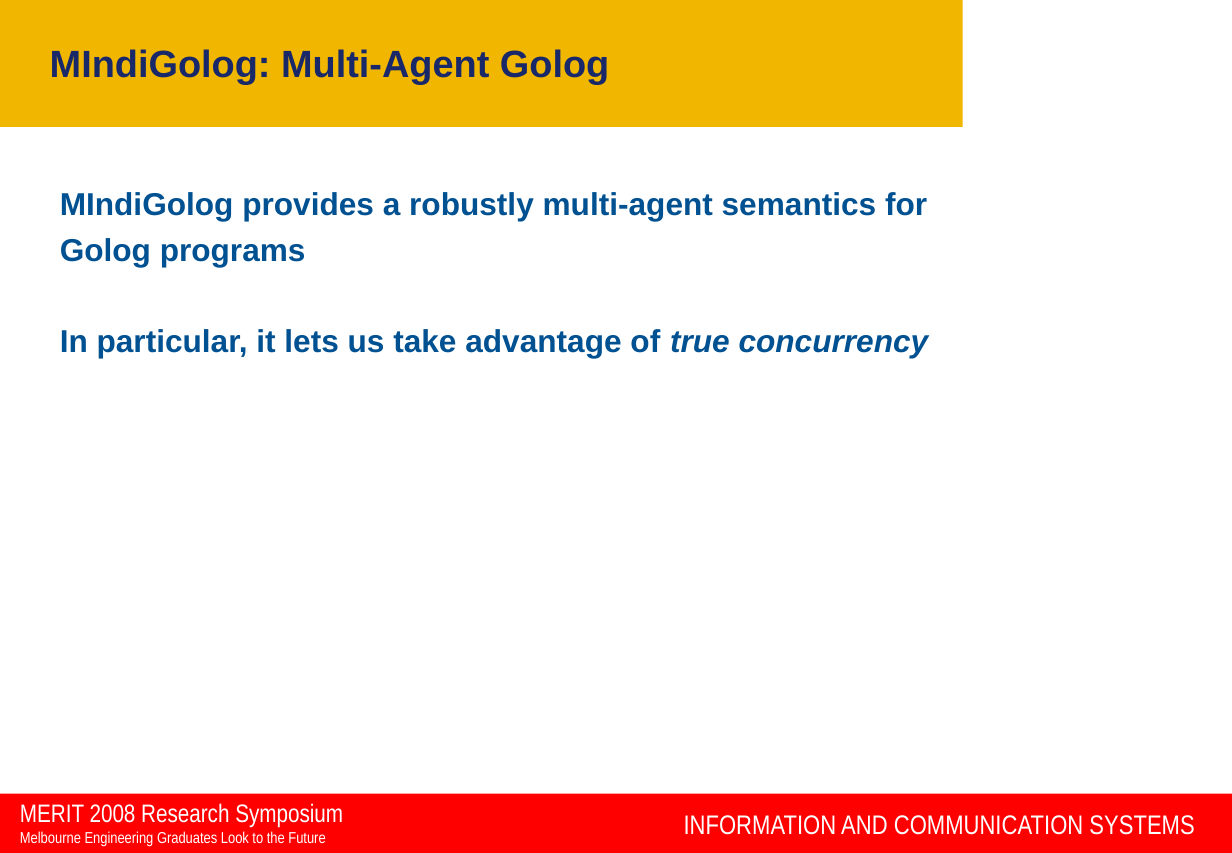
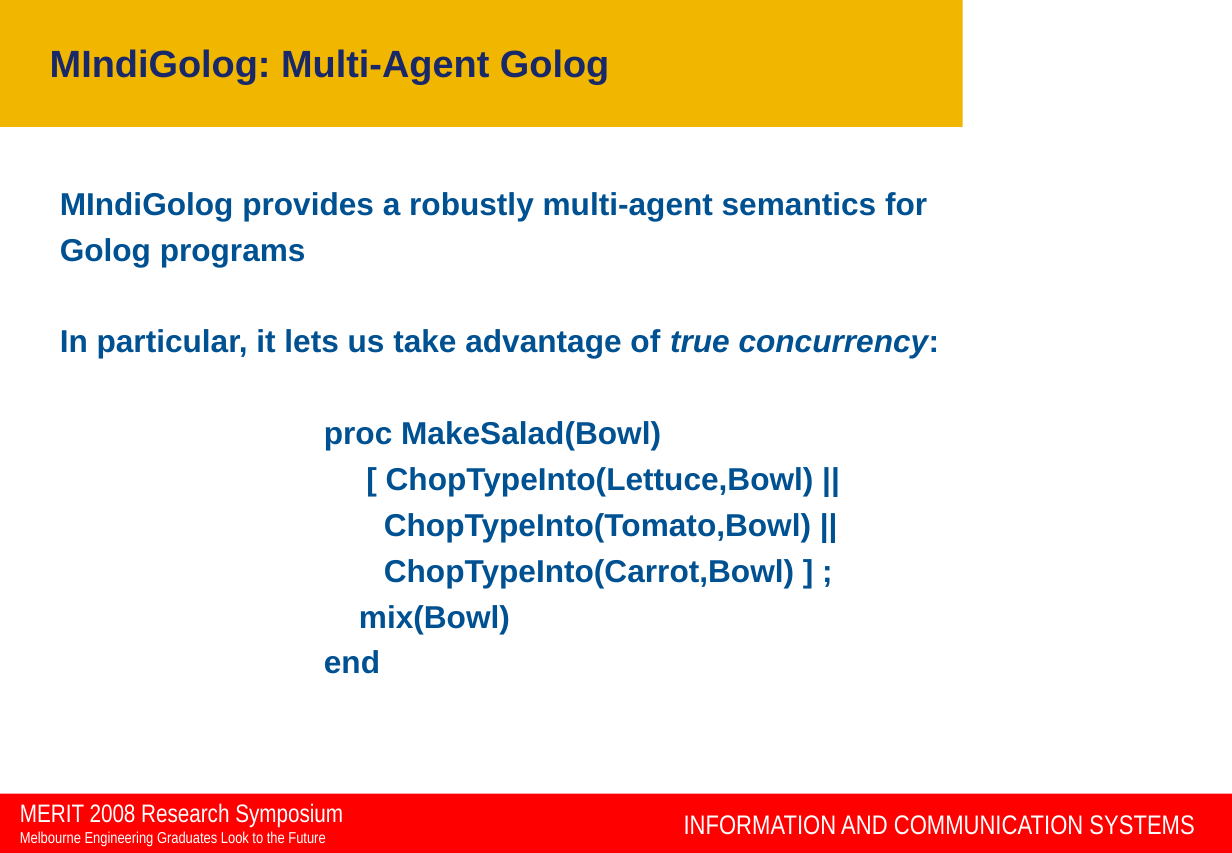
Before and after one commit to rfk/pgrad, a slide deck: slide 8 of talks/MERIT_08/MERIT_rfk.ppt. Drawn at 1232x853 pixels with LibreOffice and Linux fonts; fonts in the diff are those of the drawing; background and template pictures are left out. Boxes give left, top, right and bottom in pixels: in the first picture for what was removed or moved away, otherwise in the second. Text is boxed around its words. In the diff, an @@ line names an element or a change of style, - is before the commit and + after.

```diff
--- a/talks/MERIT_08/MERIT_rfk.ppt
+++ b/talks/MERIT_08/MERIT_rfk.ppt
@@ text at [60, 329, 940, 358]: text changed @@
-In particular, it lets us take advantage of true concurrency
+In particular, it lets us take advantage of true concurrency:
@@ text added at [324, 421, 814, 674], 20 pt, text #005191, bold @@
+proc MakeSalad(Bowl)
+[ ChopTypeInto(Lettuce,Bowl) ||
+ChopTypeInto(Tomato,Bowl) ||
+ChopTypeInto(Carrot,Bowl) ] ;
+mix(Bowl)
+end
```
Also in this commit, not shown: 2 other slides changed, 1 other file.
